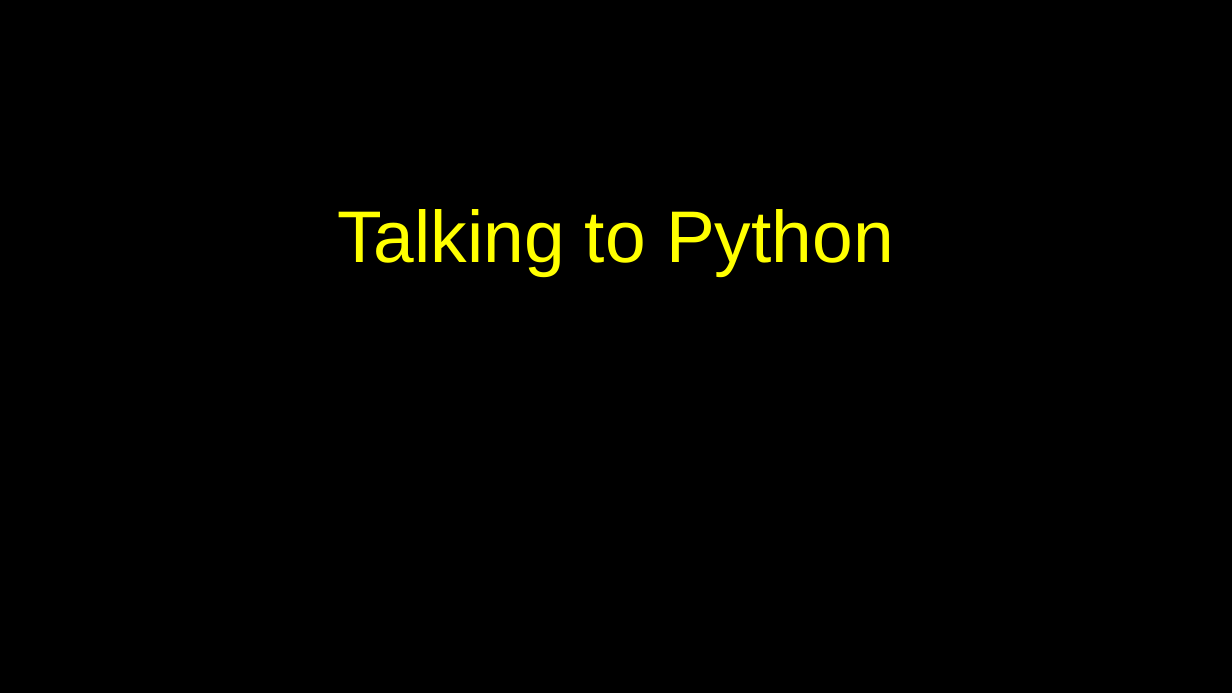
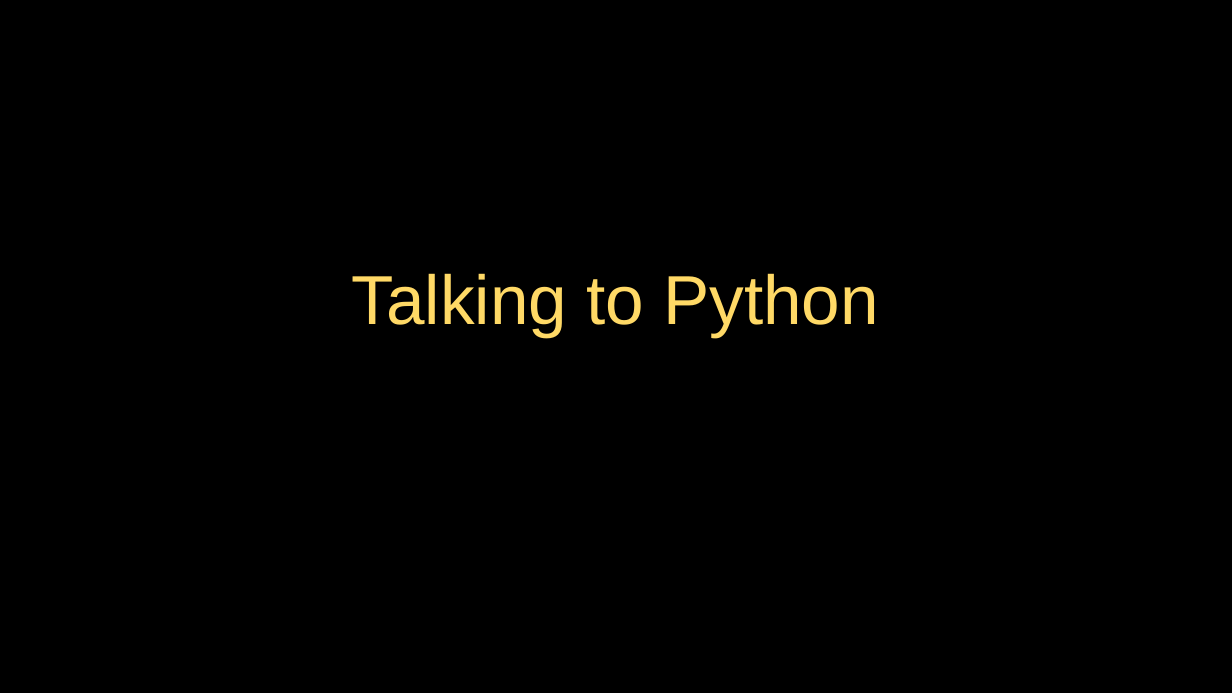
Before and after one commit to csev/py4e, a slide deck: slide 27 of lectures3/Pythonlearn-01-Intro.pptx. Drawn at 1232x693 pixels with LibreOffice and Linux fonts; fonts in the diff are those of the drawing. Boxes give left, top, right and bottom in pixels: in the first picture for what was removed or moved away, otherwise in the second. Text is boxed around its words. In the diff, an @@ line names an element or a change of style, - is before the commit and + after.

```diff
--- a/lectures3/Pythonlearn-01-Intro.pptx
+++ b/lectures3/Pythonlearn-01-Intro.pptx
@@ title "Talking to Python": place and size @@
-title "Talking to Python" at box(337, 209, 894, 276)
+title "Talking to Python" at box(352, 273, 879, 337)
@@ title "Talking to Python" at box(352, 273, 879, 337): size 76 to 72 pt, text colour #FFFF00 to #FFD966 @@
```
Also in this commit, not shown: 29 other slides changed, 7 other files.
